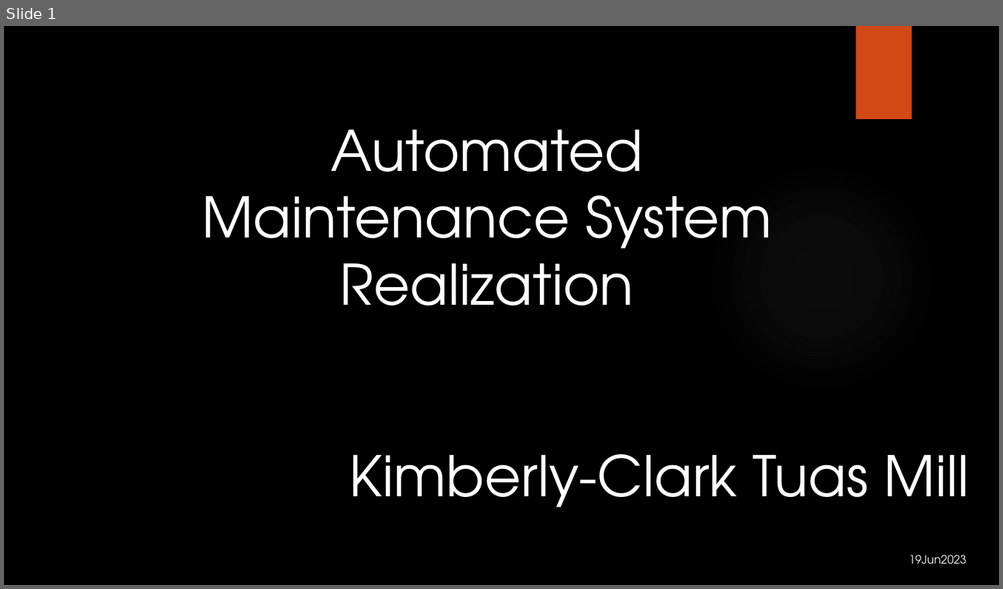
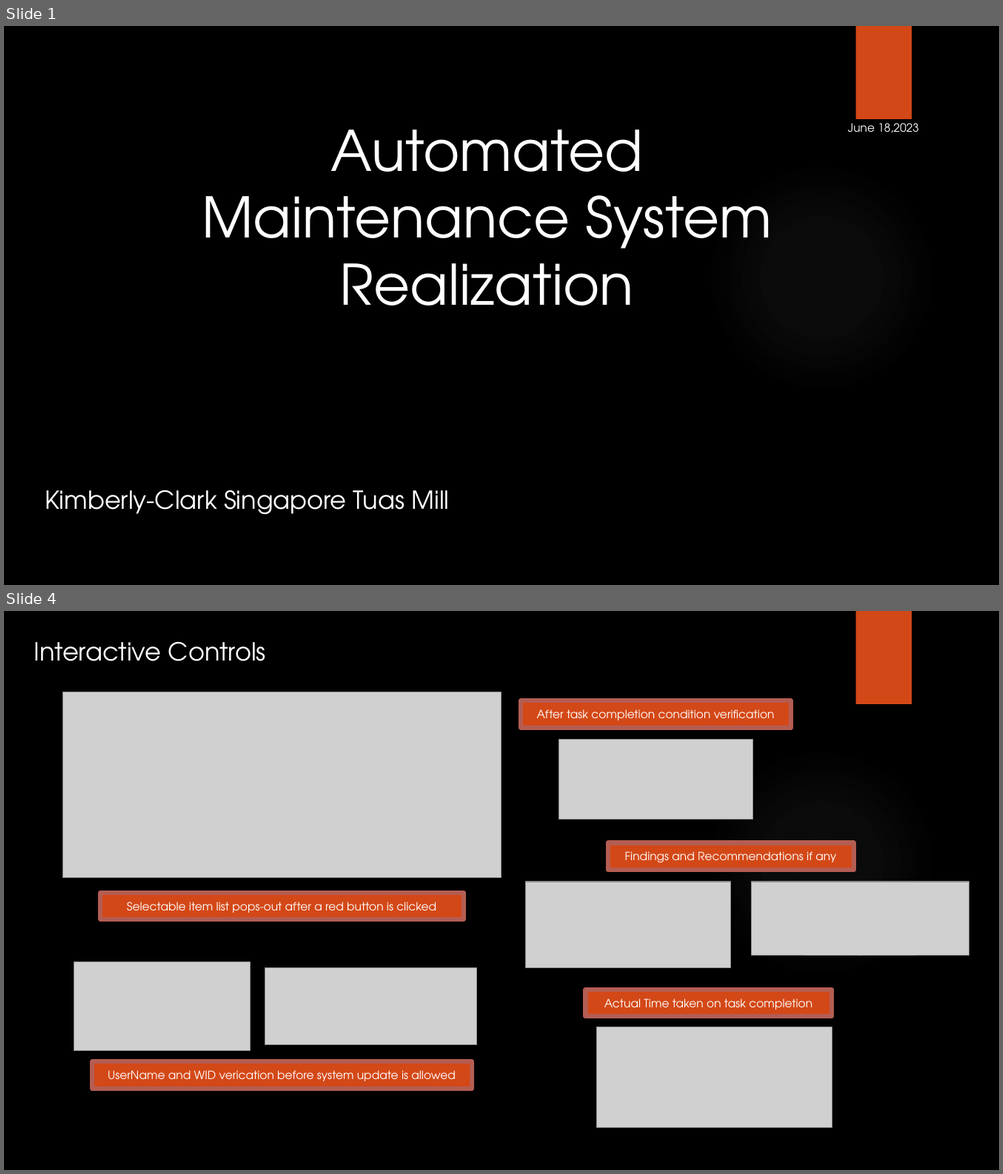
Before and after one commit to richard-DT/AutomatedPreventiveMaintenance, a slide deck: Automated Maintenance System.pptx. Shown one above the other, each under a label of ours: slide 1 before the commit, slides 1 and 4 after it; the slides between them are not shown. The pictures are 1003x589 and 1003x1174 pixels, drawn with LibreOffice and Linux fonts; fonts in the diff are those of the drawing; grey boxes stand for pictures; background and template pictures are left out. Boxes give left, top, right and bottom in pixels: in the first picture for what was removed or moved away, otherwise in the second. Text is boxed around its words. In the diff, an @@ line names an element or a change of style, - is before the commit and + after.

```diff
--- a/Automated Maintenance System.pptx
+++ b/Automated Maintenance System.pptx
@@ slide 4 added at box(4, 611, 999, 1170), background picture (left out); not listed: 2 template elements that a slide beside it also shows @@
@@ text added at box(34, 641, 266, 661), 24 pt, text #FFFFFF @@
+Interactive Controls
@@ picture added at box(62, 692, 501, 877) @@
@@ rectangle added at box(521, 701, 791, 727), fill #D34817, outline #B55E53 4.33 pt, 11 pt, text #FFFFFF @@
+After task completion condition verification
@@ picture added at box(559, 739, 753, 820) @@
@@ rectangle added at box(608, 843, 854, 870), fill #D34817, outline #B55E53 4.33 pt, 11 pt, text #FFFFFF @@
+Findings and Recommendations if any
@@ rectangle added at box(100, 893, 463, 920), fill #D34817, outline #B55E53 4.33 pt, 11 pt, text #FFFFFF @@
+Selectable item list pops-out after a red button is clicked
@@ picture added at box(526, 882, 731, 968) @@
@@ picture added at box(751, 882, 969, 956) @@
@@ picture added at box(74, 963, 250, 1051) @@
@@ picture added at box(265, 968, 477, 1045) @@
@@ rectangle added at box(585, 990, 831, 1017), fill #D34817, outline #B55E53 4.33 pt, 11 pt, text #FFFFFF @@
+Actual Time taken on task completion
@@ picture added at box(597, 1028, 831, 1128) @@
@@ rectangle added at box(92, 1062, 471, 1089), fill #D34817, outline #B55E53 4.33 pt, 11 pt, text #FFFFFF @@
+UserName and WID verication before system update is allowed
@@ slide 1 changed as well @@
@@ text added at box(848, 123, 919, 133), 11 pt, text #FFFFFF @@
+June 18,2023
@@ text at box(45, 490, 449, 515): text changed; size 54 to 24 pt @@
-Kimberly-Clark Tuas Mill
+Kimberly-Clark Singapore Tuas Mill
@@ text removed at box(908, 555, 965, 565) @@
-19Jun2023
```
Also in this commit, not shown: 2 other slides changed, 3 other slides added, 1 slide removed.
